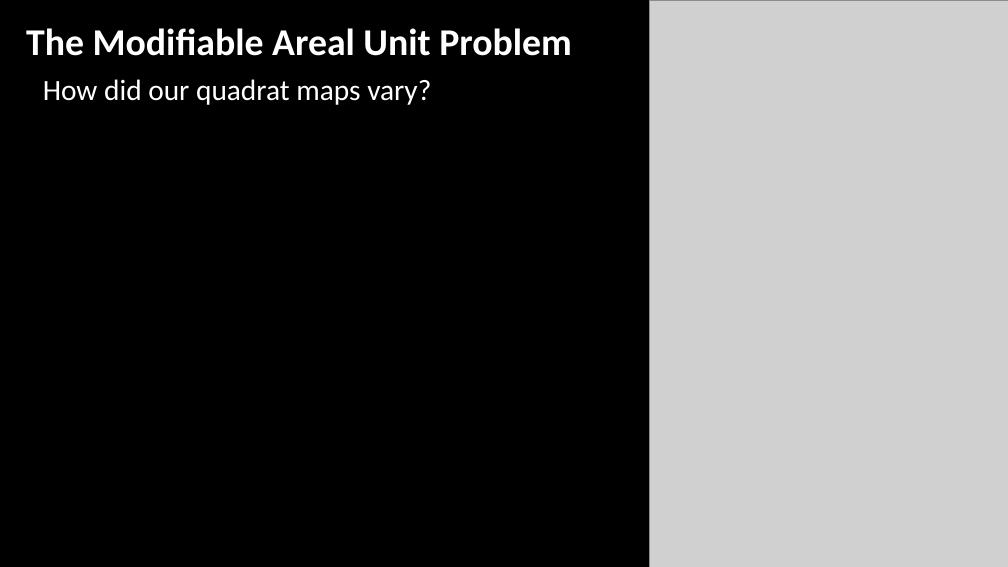
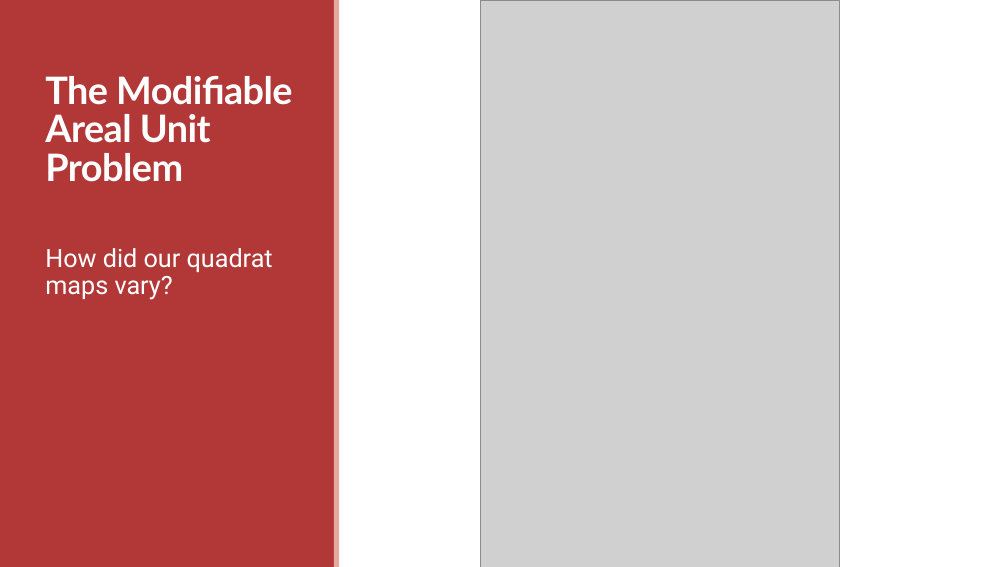
Before and after one commit to communitymaplab/geog4300_datascience, a slide deck: slide 8 of in_class_slides/geog4300_L10-Point pattern analysis and MAUP.pptx (slide 7 before the commit). Drawn at 1008x567 pixels with LibreOffice and Linux fonts; fonts in the diff are those of the drawing; grey boxes stand for pictures; background and template pictures are left out. Boxes give left, top, right and bottom in pixels: in the first picture for what was removed or moved away, otherwise in the second. Text is boxed around its words. In the diff, an @@ line names an element or a change of style, - is before the commit and + after.

```diff
--- a/in_class_slides/geog4300_L10-Point pattern analysis and MAUP.pptx
+++ b/in_class_slides/geog4300_L10-Point pattern analysis and MAUP.pptx
@@ background picture (left out) to #FFFFFF @@
@@ rectangle added at bbox=[0, 0, 335, 567], fill #B23838 @@
@@ rectangle added at bbox=[334, 0, 340, 567], fill #E5A99F @@
@@ picture: place and size @@
-picture at bbox=[650, 0, 1008, 567]
+picture at bbox=[481, 0, 839, 567]
@@ title "The Modifiable Areal Unit Problem": place and size @@
-title "The Modifiable Areal Unit Problem" at bbox=[26, 28, 572, 56]
+title "The Modifiable Areal Unit Problem" at bbox=[45, 76, 292, 182]
@@ title "The Modifiable Areal Unit Problem" at bbox=[45, 76, 292, 182]: font Calibri to Lato, letter spacing 0 to -0.5 pt; line spacing 1 to 0.85; vertical alignment top to bottom @@
@@ text "How did our quadrat maps ...": place and size @@
-text "How did our quadrat maps ..." at bbox=[43, 79, 431, 105]
+text "How did our quadrat maps ..." at bbox=[45, 248, 273, 300]
@@ text "How did our quadrat maps ..." at bbox=[45, 248, 273, 300]: size 28 to 24 pt, font Calibri to Roboto; line spacing 1 to 0.9; more space between paragraphs @@
```
Also in this commit, not shown: 8 other slides changed, 1 slide added, 4 slides removed, 2 other files.
